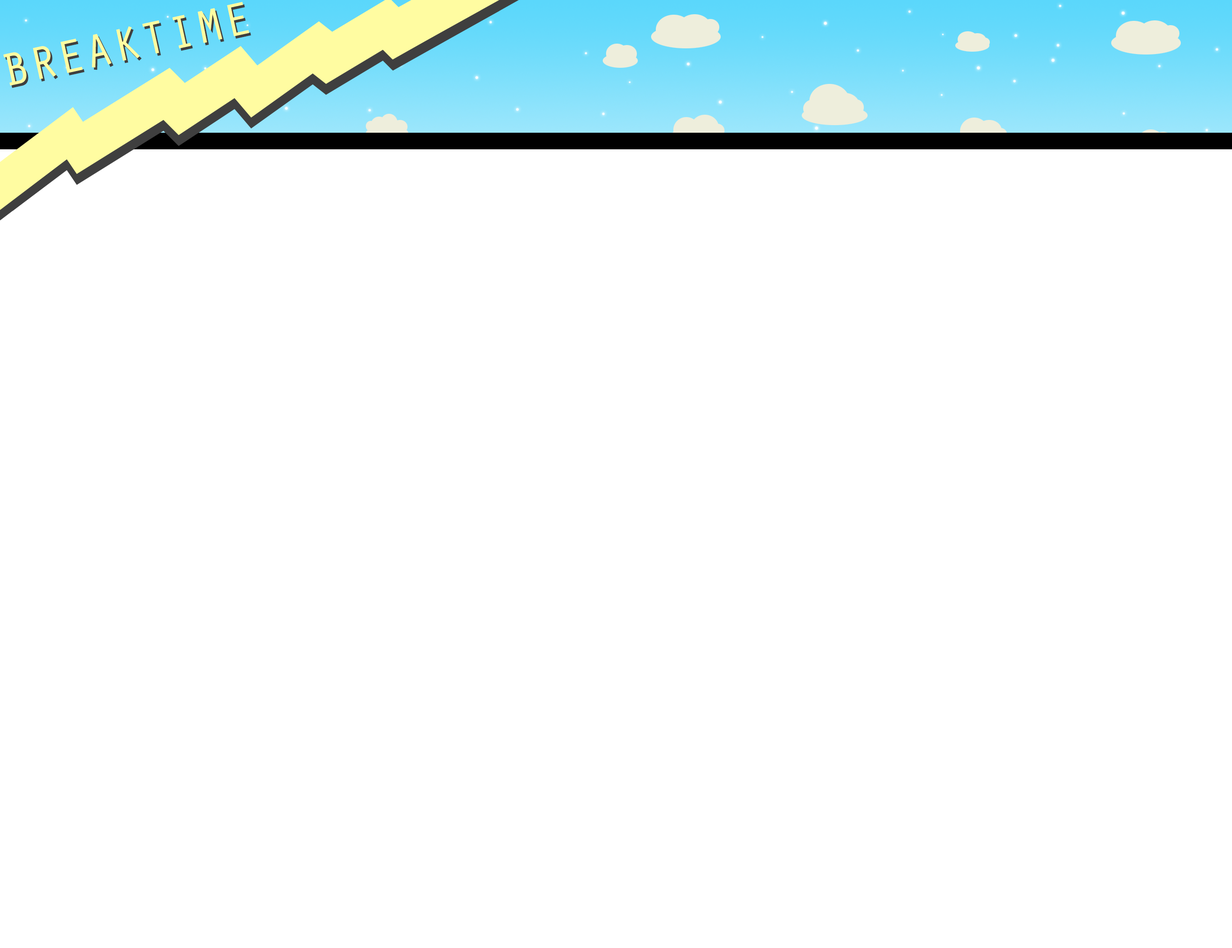
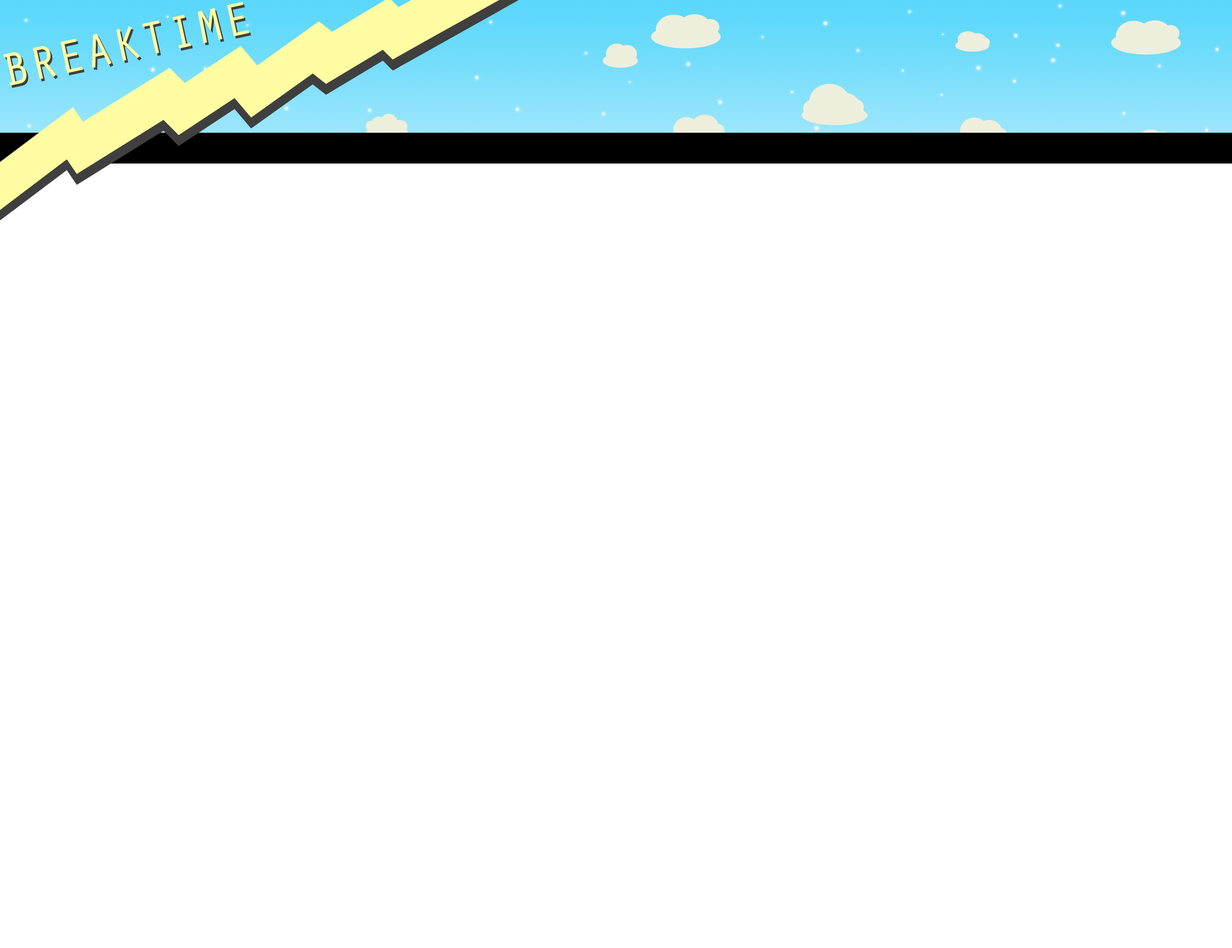
Layers edited between the first and the second 1232x948 image:
added layer "Layer 6 copy 2" above "Layer 6 copy" over [0, 149, 1232, 164]
added layer "Layer 6 copy" above "Layer 6" over [0, 149, 1232, 159]
